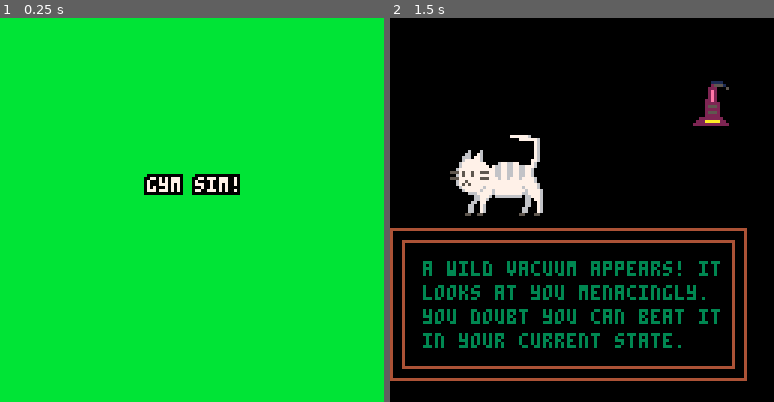
Above: before the commit, frames 1-2 (left to right).
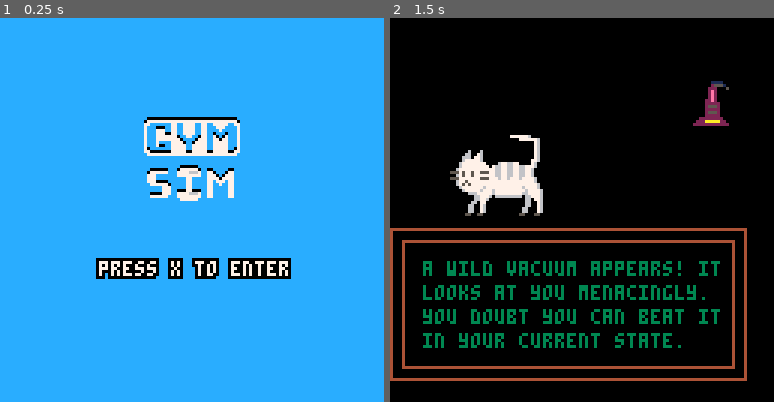
Above: after the commit, the same moments.

Repository: MarkNickerson/GymSim
Game: PICO-8 cartridge gymsim.p8
The game is run twice, just before and just after one commit, with the same random seed, the same clock (stepped at 60 frames per second) and the same inputs.
Inputs:
- Up to frame 1 (0.25 s): no input
- Up to frame 2 (1.5 s): tap O (Z key) at 0.33, 0.7, 1.43 s; tap X (X key) at 1.07 s

The runs differ from the first frame. In frame 1, 100% of the frame differs, in the area x 0-100%, y 0-100%; in frame 2, nothing differs.

Commit message:
added splash and art to feather game

Diff:
--- a/gymsim.p8
+++ b/gymsim.p8
@@ -214,9 +214,12 @@
 end
 
 function draw_splash()
-    rectfill(0,0,screen_size,screen_size,11)
-    local text = "gym sim!"
-    write(text, text_x_pos(text), 52,7)
+  palt(0, false)
+  rectfill(0,0,screen_size,screen_size,12)
+  spr(69,48,32, 4, 4)
+  local text = "press x to enter"
+  write(text, text_x_pos(text), 80,7)
+  palt(0, true)
 end
 --------------------------------------------------------------------------------
 -- end splash
@@ -368,9 +371,10 @@
 
 function draw_feather()
   cls(5)
+  map(38, 16, 0, 0, 128, 32)
   camera(0, 0)
   -- spr(1,player.x,player.y) --draw player
-  draw_player_small(player.x, player.y)
+  spr(65,player.x,player.y+4, 2, 2) --draw player
 
   --print ( 'time:'..flr(time()), 95, 2, 7)
   --print ( 'score:'..score, 95, 10, 7)
@@ -1313,7 +1317,6 @@
 
 -- draw hearts ui
 function draw_hearts()
-  rectfill(0, 0, 128, 8, 12)
   if(player.hearts == 3) then
     spr(22, 110, 1)
     spr(22, 101, 1)
@@ -1601,124 +1604,127 @@
 0e0e0e0e0e0e030c0c2e2f0c12120c0c0c0c0c0c0c0c0c0c0c12120c1a1b0c0a0d0e0e0d0e0e242424242424242424242424242424242400000000000000000000000000000000000000000000000000000000000000000000000000000000000000000000000000000000000000000000000000000000000000000000000000
 0d0e0e0d0e0e030c0c0c0c0c12120c0c0c0c1e1f0c0c0c0c0c12120c2a2b0c0a0e0e0e0e0e0e0e0e0e0e0e0e0e0e0e0e0e0e0e0e0e0e0e00000000000000000000000000000000000000000000000000000000000000000000000000000000000000000000000000000000000000000000000000000000000000000000000000
 0e0e0e0e0e0e030c0c0c0c0c12120c0c0c0c2e2f0c0c0c0c0c12120c0c0c0c0a0e0e0e0e0e0d0e0e0e0e0e0e0e0e0e0e0e0e0e0e0e0e0e00000000000000000000000000000000000000000000000000000000000000000000000000000000000000000000000000000000000000000000000000000000000000000000000000
-0e0e0e0e0e0d030c0c1c1d0c12120c0c0c0c0c0c0c0c1a1b0c12120c1c1d0c0a0e0e0e0e0e0e000000000000000000000000000000000000000000000000000000000000000000000000000000000000000000000000000000000000000000000000000000000000000000000000000000000000000000000000000000000000
-0e0e0e0e0e0e030c0c2c2d0c12120c0c0c0c0c0c0c0c2a2b0c12120c2c2d0c0a0e0d0e0e0e0e000000000000000000000000000000000000000000000000000000000000000000000000000000000000000000000000000000000000000000000000000000000000000000000000000000000000000000000000000000000000
-0e0d0e0e0e0e030c0c0c0c0c12120c0c0c0c0c0c0c0c0c0c0c12120c0c0c0c0a0d0e0e0d0e0e000000000000000000000000000000000000000000000000000000000000000000000000000000000000000000000000000000000000000000000000000000000000000000000000000000000000000000000000000000000000
-0d0e0e0d0e0e030c0c0c0c0c1212121212121212121212121212120c0c0c0c0a0e0e0e0e0e0e000000000000000000000000000000000000000000000000000000000000000000000000000000000000000000000000000000000000000000000000000000000000000000000000000000000000000000000000000000000000
-0e0e0e0e0e0e030c0c1e1f0c1212121212121212121212121212120c0c0c0c0a0e0e0e0e0e0d000000000000000000000000000000000000000000000000000000000000000000000000000000000000000000000000000000000000000000000000000000000000000000000000000000000000000000000000000000000000
-0e0e0e0e0e0d030c0c2e2f0c0c0c0c1a1b0c0c0c0c0c0c0c0c1e1f0c0c0c0c0a0e0e0e0e0e0e000000000000000000000000000000000000000000000000000000000000000000000000000000000000000000000000000000000000000000000000000000000000000000000000000000000000000000000000000000000000
-0e0e0e0e0e0e030c0c0c0c0c0c0c0c2a2b0c0c0c0c0c0c0c0c2e2f0c0c0c0c0a0e0d0e0e0e0e000000000000000000000000000000000000000000000000000000000000000000000000000000000000000000000000000000000000000000000000000000000000000000000000000000000000000000000000000000000000
-0e0d0e0e0e0e040505050505050505050505050505050505050505050505050b0e0e0e0e0e0e000000000000000000000000000000000000000000000000000000000000000000000000000000000000000000000000000000000000000000000000000000000000000000000000000000000000000000000000000000000000
-0d0e0e0d0e0e0e0e0d0e0e0e0e0d0e0e0e0e0d0e0e0d0e0e0e0d0e0e0e0d0e0e0d0e0e0d0e0e000000000000000000000000000000000000000000000000000000000000000000000000000000000000000000000000000000000000000000000000000000000000000000000000000000000000000000000000000000000000
-0e0e0e0e0e0e0f0f0f0f0f0f0f0f0f0f0f0f0f0f0f0f0f0f0f0f0f0f0f0f0f0f0e0e0e0e0e0e000000000000000000000000000000000000000000000000000000000000000000000000000000000000000000000000000000000000000000000000000000000000000000000000000000000000000000000000000000000000
-0e0e0e0e0e0d11111011111011111011111011111011111011111011111011110e0e0e0e0e0d000000000000000000000000000000000000000000000000000000000000000000000000000000000000000000000000000000000000000000000000000000000000000000000000000000000000000000000000000000000000
-0e0e0e0e0e0e11111011111011111011111011111011111011111011111011110e0e0e0e0e0e000000000000000000000000000000000000000000000000000000000000000000000000000000000000000000000000000000000000000000000000000000000000000000000000000000000000000000000000000000000000
-0e0d0e0e0e0e11111011111011111011111011111011111011111011111011110e0d0e0e0e0e000000000000000000000000000000000000000000000000000000000000000000000000000000000000000000000000000000000000000000000000000000000000000000000000000000000000000000000000000000000000
-…(108 lines of a section not shown)…
+0e0e0e0e0e0d030c0c1c1d0c12120c0c0c0c0c0c0c0c1a1b0c12120c1c1d0c0a0e0e0e0e0e0e404040404040404040404040404040404000000000000000000000000000000000000000000000000000000000000000000000000000000000000000000000000000000000000000000000000000000000000000000000000000
+0e0e0e0e0e0e030c0c2c2d0c12120c0c0c0c0c0c0c0c2a2b0c12120c2c2d0c0a0e0d0e0e0e0e505050505050505050505050505050505050000000000000000000000000000000000000000000000000000000000000000000000000000000000000000000000000000000000000000000000000000000000000000000000000
+0e0d0e0e0e0e030c0c0c0c0c12120c0c0c0c0c0c0c0c0c0c0c12120c0c0c0c0a0d0e0e0d0e0e404040404040404040404040404040404040000000000000000000000000000000000000000000000000000000000000000000000000000000000000000000000000000000000000000000000000000000000000000000000000
+0d0e0e0d0e0e030c0c0c0c0c1212121212121212121212121212120c0c0c0c0a0e0e0e0e0e0e505050505050505050505050505050505050000000000000000000000000000000000000000000000000000000000000000000000000000000000000000000000000000000000000000000000000000000000000000000000000
+0e0e0e0e0e0e030c0c1e1f0c1212121212121212121212121212120c0c0c0c0a0e0e0e0e0e0d404040404040404040404040404040404000000000000000000000000000000000000000000000000000000000000000000000000000000000000000000000000000000000000000000000000000000000000000000000000000
+0e0e0e0e0e0d030c0c2e2f0c0c0c0c1a1b0c0c0c0c0c0c0c0c1e1f0c0c0c0c0a0e0e0e0e0e0e505050505050505050505050505050505000000000000000000000000000000000000000000000000000000000000000000000000000000000000000000000000000000000000000000000000000000000000000000000000000
+0e0e0e0e0e0e030c0c0c0c0c0c0c0c2a2b0c0c0c0c0c0c0c0c2e2f0c0c0c0c0a0e0d0e0e0e0e404040404040404040404040404040404000000000000000000000000000000000000000000000000000000000000000000000000000000000000000000000000000000000000000000000000000000000000000000000000000
+0e0d0e0e0e0e040505050505050505050505050505050505050505050505050b0e0e0e0e0e0e505050505050505050505050505050505000000000000000000000000000000000000000000000000000000000000000000000000000000000000000000000000000000000000000000000000000000000000000000000000000
+0d0e0e0d0e0e0e0e0d0e0e0e0e0d0e0e0e0e0d0e0e0d0e0e0e0d0e0e0e0d0e0e0d0e0e0d0e0e404040404040404040404040404040404000000000000000000000000000000000000000000000000000000000000000000000000000000000000000000000000000000000000000000000000000000000000000000000000000
+0e0e0e0e0e0e0f0f0f0f0f0f0f0f0f0f0f0f0f0f0f0f0f0f0f0f0f0f0f0f0f0f0e0e0e0e0e0e505050505050505050505050505050505000000000000000000000000000000000000000000000000000000000000000000000000000000000000000000000000000000000000000000000000000000000000000000000000000
+0e0e0e0e0e0d11111011111011111011111011111011111011111011111011110e0e0e0e0e0d404040404040404040404040404040404000000000000000000000000000000000000000000000000000000000000000000000000000000000000000000000000000000000000000000000000000000000000000000000000000
+0e0e0e0e0e0e11111011111011111011111011111011111011111011111011110e0e0e0e0e0e505050505050505050505050505050505000000000000000000000000000000000000000000000000000000000000000000000000000000000000000000000000000000000000000000000000000000000000000000000000000
+0e0d0e0e0e0e11111011111011111011111011111011111011111011111011110e0d0e0e0e0e404040404040404040404040404040404000000000000000000000000000000000000000000000000000000000000000000000000000000000000000000000000000000000000000000000000000000000000000000000000000
+0000000000000000000000000000000000000000000000000000000000000000000000000000505050505050505050505050505050505000000000000000000000000000000000000000000000000000000000000000000000000000000000000000000000000000000000000000000000000000000000000000000000000000
+0000000000000000000000000000000000000000000000000000000000000000000000000000404040404040404040404040404040404000000000000000000000000000000000000000000000000000000000000000000000000000000000000000000000000000000000000000000000000000000000000000000000000000
+0000000000000000000000000000000000000000000000000000000000000000000000000000505050505050505050505050505050505000000000000000000000000000000000000000000000000000000000000000000000000000000000000000000000000000000000000000000000000000000000000000000000000000
+…(108 lines of a section not shown)…
Not shown, changed: 33 lines of the sprite sheet (__gfx__) section of gymsim.p8
